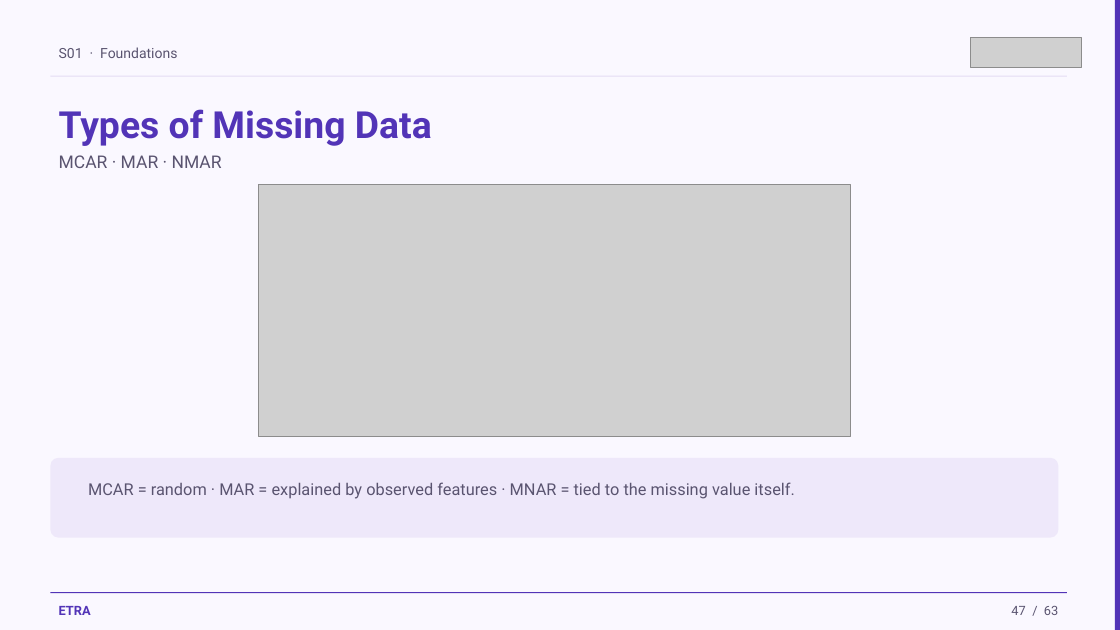
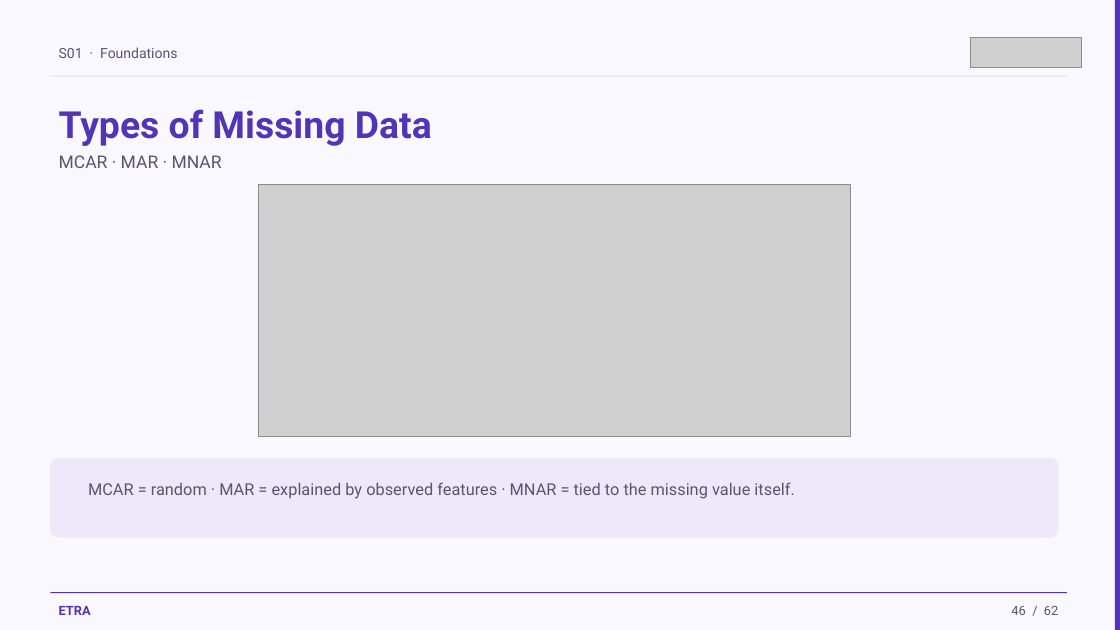
Before and after one commit to iksasa15/AI-ML, a slide deck: slide 46 of web-presentation/pdf-exports/Week1-Session1-Foundations.pptx (slide 47 before the commit). Drawn at 1120x630 pixels with LibreOffice and Linux fonts; fonts in the diff are those of the drawing; grey boxes stand for pictures. Boxes give left, top, right and bottom in pixels: in the first picture for what was removed or moved away, otherwise in the second. Text is boxed around its words. In the diff, an @@ line names an element or a change of style, - is before the commit and + after.

```diff
--- a/web-presentation/pdf-exports/Week1-Session1-Foundations.pptx
+++ b/web-presentation/pdf-exports/Week1-Session1-Foundations.pptx
@@ text at <box>59,155,222,168</box>: text changed @@
-MCAR · MAR · NMAR
+MCAR · MAR · MNAR
@@ text at <box>1011,606,1058,615</box>: text changed @@
-47 / 63
+46 / 62
```
Also in this commit, not shown: 59 other slides changed, 1 slide added, 2 slides removed, 1 other file.
